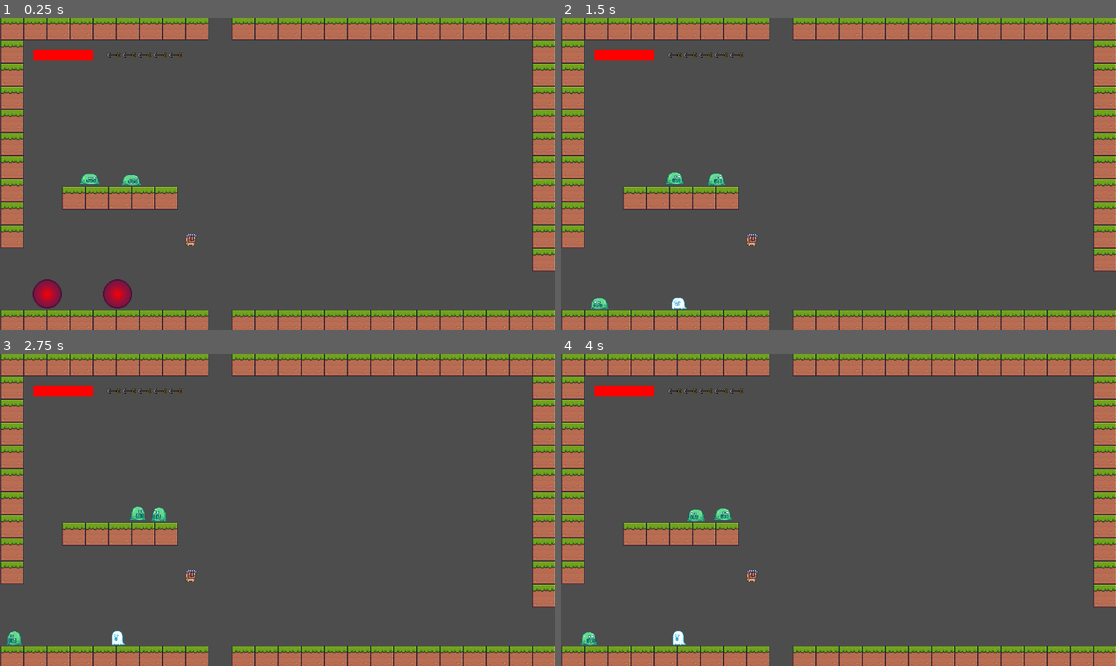
Above: before the commit, frames 1-4 (two rows, left to right).
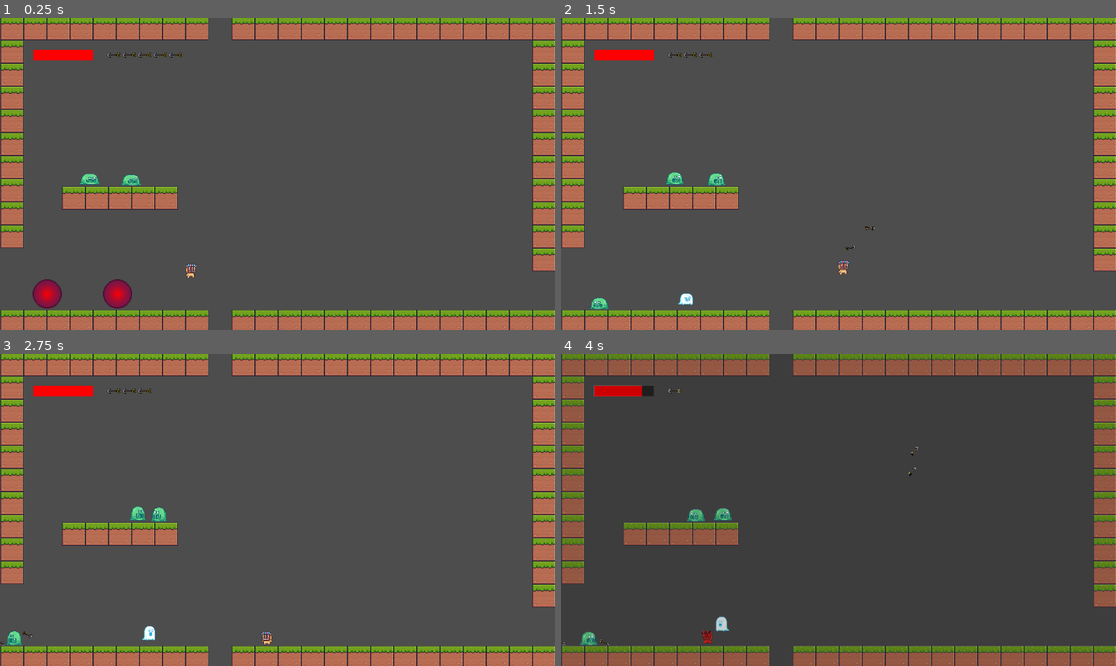
Above: after the commit, the same moments.

Repository: RiverCrab42/Shader-Drawing-learning-scenes
Game: Godot game, scene res://VDVVAH/levels/level1.tscn
Two runs of this game, one before a commit and one after it. Both use one fixed random seed, a clock stepped at 60 frames per second and the inputs below.
Inputs (mouse positions are in pixels of both pictures, inside the frame that each line leads up to):
- Up to frame 1 (0.25 s): no input
- Up to frame 2 (1.5 s): move the mouse to (810, 236) at 0.52 s; press the mouse at (810, 236) at 0.53 s; hold D (move_right) from 0.53 s (still down); tap W (jump) at 0.77 s; move the mouse to (1005, 220) at 1.27 s; release the mouse at (1005, 220) at 1.28 s; click (1005, 220) at 1.35 s
- Up to frame 3 (2.75 s): tap W (jump) at 1.52 s; move the mouse to (111, 463) at 2.02 s; release D (move_right) at 2.03 s; press the mouse at (111, 463) at 2.03 s; hold A (move_left) from 2.03 s (still down)
- Up to frame 4 (4 s): keep holding A (move_left); move the mouse to (866, 510) at 2.77 s; release the mouse at (866, 510) at 2.78 s; click (866, 510) at 2.85 s; tap W (jump) at 3.02, 3.77 s; move the mouse to (755, 432) at 3.52 s; press the mouse at (755, 432) at 3.53 s

The runs differ from the first frame. In frame 1, 0.1% of the frame differs, in the area x 33-36%, y 69-84%; in frame 2, 0.3%; in frame 3, 0.4%; in frame 4, 18%, in the area x 0-100%, y 0-100%.
Error before the commit: Parse Error: Identifier "NamarichSignals" not declared in the current scope. (res://scripts/character.gd:40)

Commit message:
Два исправления
Добавил NamaricjSignals в глобальные скрипты
Убрал (надеюсь временно) забагованную модификацию скорости стрелы в character.gd

Diff:
--- a/intermidiate_project/project.godot
+++ b/intermidiate_project/project.godot
@@ -19,6 +19,7 @@
 
 GlobalSignals="*res://scripts/global/global_signals.gd"
 GameManager="*res://scenes/global/game_manager.tscn"
+NamarichSignals="*res://Namarich/Scripts/namarich_signals.gd"
 
 [input]
 
--- a/intermidiate_project/scripts/character.gd
+++ b/intermidiate_project/scripts/character.gd
@@ -79,7 +79,7 @@
 		var direction = (target - global_position).normalized()
 		gravity = arrow_obj.gravity
 		var arr_mfs = arrow_obj.max_fall_speed
-		dir_mod = direction + velocity.dot(direction) * direction / arr_mfs
+		dir_mod = direction# + velocity.dot(direction) * direction / arr_mfs
 
 		#transfer some of player's momentum to the arrow
 		arrow_obj.direction = dir_mod
